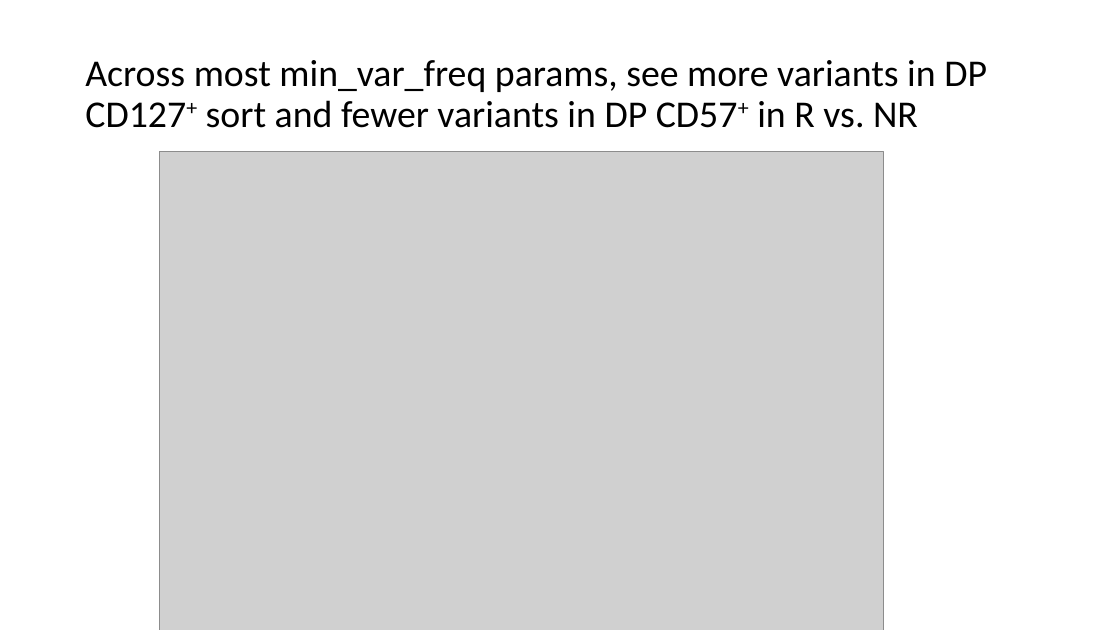
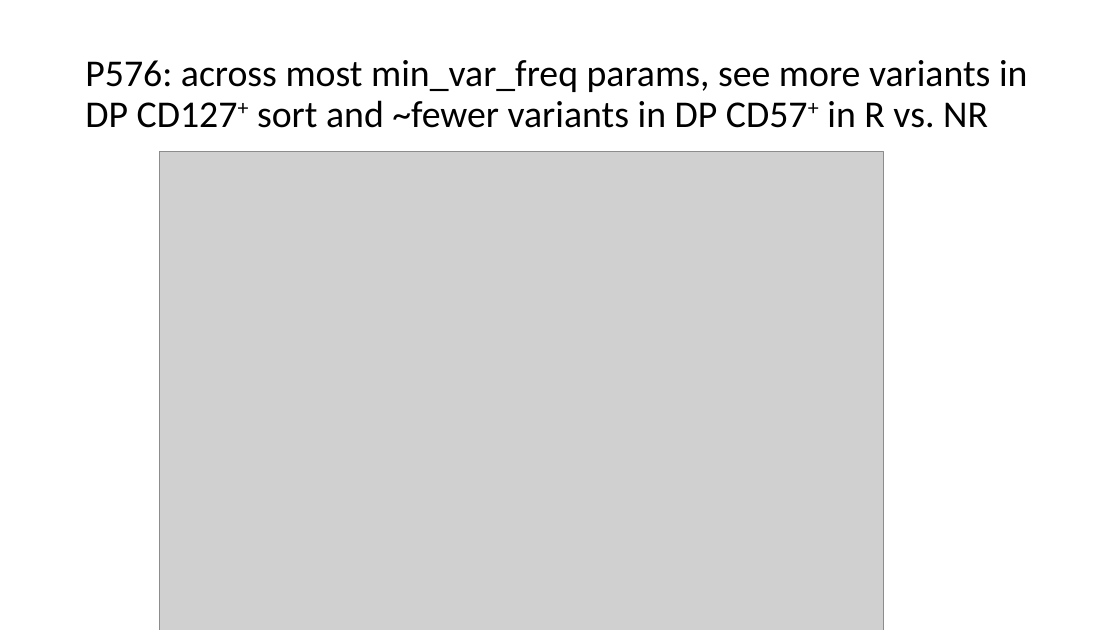
Before and after one commit to tybottorff/bottorffdocs, a slide deck: slide 4 of presentations/weekly_meetings/7_25_24.pptx (slide 3 before the commit). Drawn at 1120x630 pixels with LibreOffice and Linux fonts; fonts in the diff are those of the drawing; grey boxes stand for pictures. Boxes give left, top, right and bottom in pixels: in the first picture for what was removed or moved away, otherwise in the second. Text is boxed around its words. In the diff, an @@ line names an element or a change of style, - is before the commit and + after.

```diff
--- a/presentations/weekly_meetings/7_25_24.pptx
+++ b/presentations/weekly_meetings/7_25_24.pptx
@@ title at (85, 60, 1028, 128): text changed @@
-Across most min_var_freq params, see more variants in DP CD127+ sort and fewer variants in DP CD57+ in R vs. NR
+P576: across most min_var_freq params, see more variants in DP CD127+ sort and ~fewer variants in DP CD57+ in R vs. NR
```
Also in this commit, not shown: 1 other slide changed, 3 slides added.
